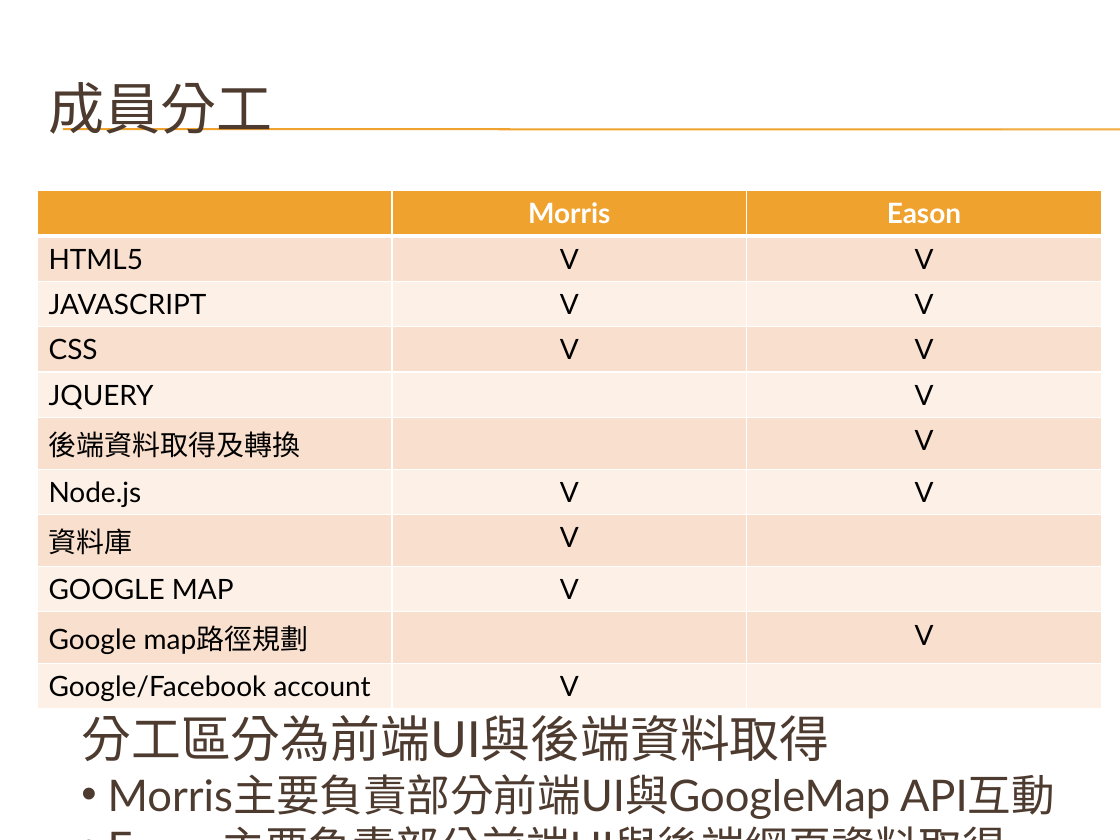
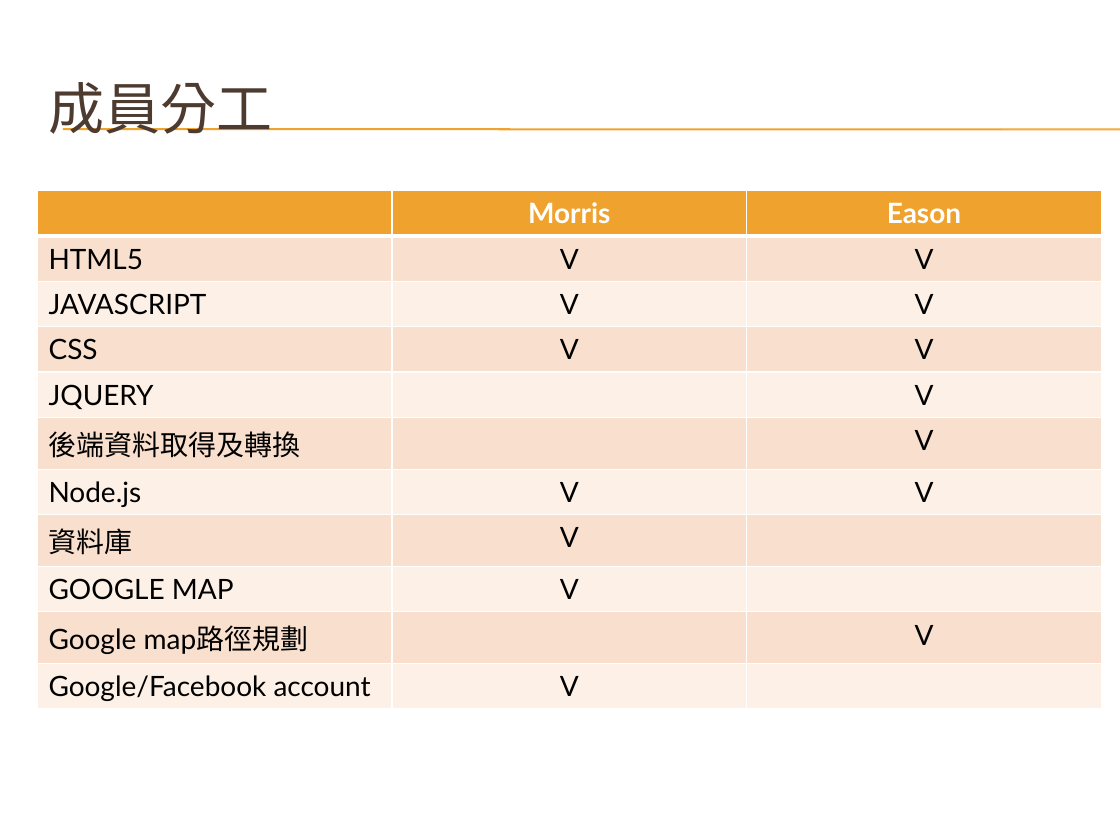
Before and after one commit to mjwade03/HtmlProject, a slide deck: slide 14 of HtmlProject/NodejsCompleteServer/Slide/天氣概況綜合資訊站 - 3rd stage.pptx (slide 11 before the commit). Drawn at 1120x840 pixels with LibreOffice and Linux fonts; fonts in the diff are those of the drawing; background and template pictures are left out. Boxes give left, top, right and bottom in pixels: in the first picture for what was removed or moved away, otherwise in the second. Text is boxed around its words. In the diff, an @@ line names an element or a change of style, - is before the commit and + after.

```diff
--- a/HtmlProject/NodejsCompleteServer/Slide/天氣概況綜合資訊站 - 3rd stage.pptx
+++ b/HtmlProject/NodejsCompleteServer/Slide/天氣概況綜合資訊站 - 3rd stage.pptx
@@ text removed at <box>81,715,1055,819</box> @@
-分工區分為前端UI與後端資料取得
-• Morris主要負責部分前端UI與GoogleMap API互動
-• Eason主要負責部分前端UI與後端網頁資料取得
```
Also in this commit, not shown: 8 other slides changed, 3 slides added, 3 other files.
